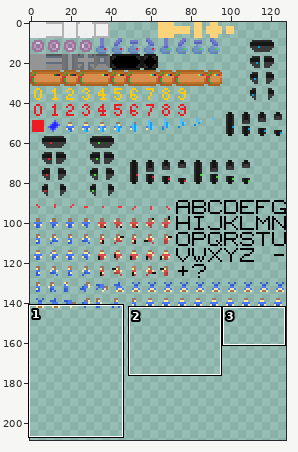
One commit to this sprite sheet: images/tiles.png. Above, an overview of the earlier version with the close-up marked.
Close-up. Before:
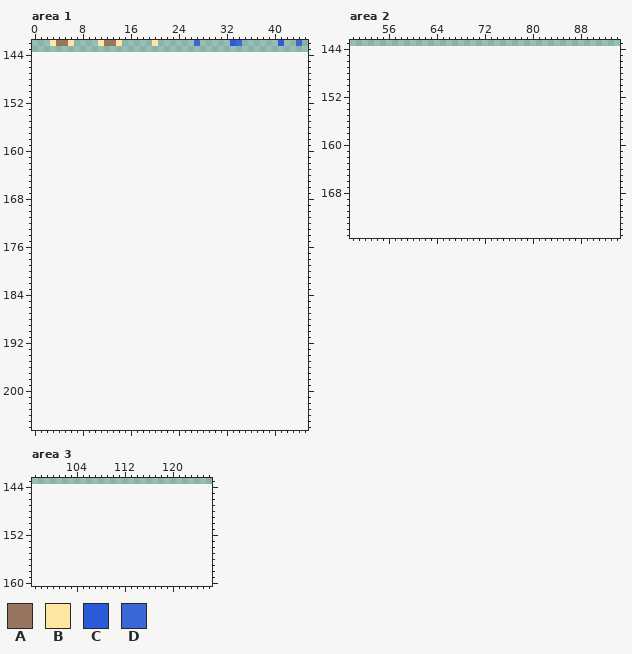
The file is 128x144 pixels. Colours within 5 levels of each other are drawn and written as one. Shown: area 1: x 0..45, y 142..206; area 2: x 50..94, y 143..175; area 3: x 97..126, y 143..160. The old version is drawn lined up with the new one, on the new canvas. The wide view leaves out empty margins. The commit also changed other parts of the picture, which this record leaves out.
Palette (. is transparent): A #97755e  B #ffe6a0  C #2d5bd7  D #3c67d9
Pixels before, area 1 (only the part around the change), first column x 0:
142 ...BAAB....BAAB.....B......D.....CD......C..D.
143 ..............................................
144 ..............................................
145 ..............................................
146 ..............................................
147 ..............................................
148 ..............................................
149 ..............................................
150 ..............................................
151 ..............................................
152 ..............................................
153 ..............................................
154 ..............................................
155 ..............................................
156 ..............................................
157 ..............................................
158 ..............................................
159 ..............................................
160 ..............................................
161 ..............................................
162 ..............................................
163 ..............................................
164 ..............................................
165 ..............................................
166 ..............................................
167 ..............................................
168 ..............................................
169 ..............................................
170 ..............................................
171 ..............................................
172 ..............................................
173 ..............................................
174 ..............................................
175 ..............................................
176 ..............................................
177 ..............................................
178 ..............................................
179 ..............................................
180 ..............................................
181 ..............................................
182 ..............................................
183 ..............................................
184 ..............................................
185 ..............................................
186 ..............................................
187 ..............................................
188 ..............................................
189 ..............................................
190 ..............................................
191 ..............................................
192 ..............................................
193 ..............................................
194 ..............................................
195 ..............................................
196 ..............................................
197 ..............................................
198 ..............................................
199 ..............................................
200 ..............................................
201 ..............................................
202 ..............................................
203 ..............................................
204 ..............................................
205 ..............................................
206 ..............................................
After:
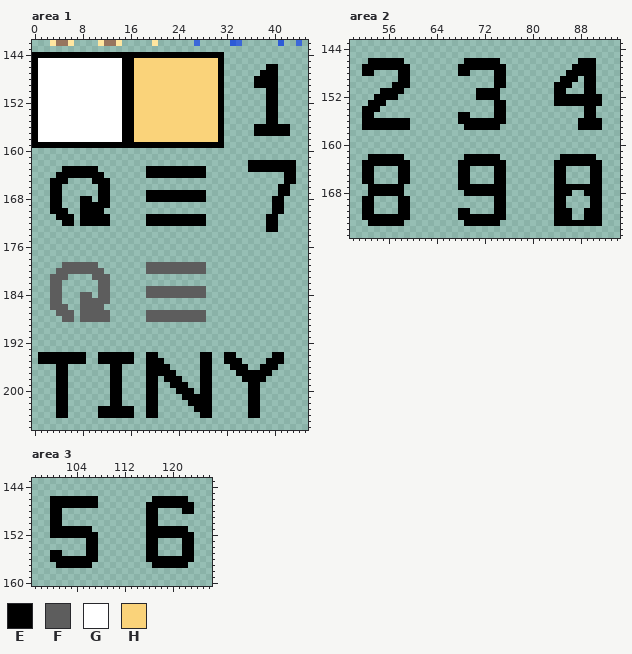
Colours new in this view: E #000000  F #5d5d5d  G #ffffff  H #fad37a
What changed:
canvas 128x144 -> 128x256
Changed rows in their new state; - is an unchanged pixel.
Area 1:
first column x 0:
144 EEEEEEEEEEEEEEEEEEEEEEEEEEEEEEEE------------
145 EGGGGGGGGGGGGGGEEHHHHHHHHHHHHHHE------------
146 EGGGGGGGGGGGGGGEEHHHHHHHHHHHHHHE-------EE---
147 EGGGGGGGGGGGGGGEEHHHHHHHHHHHHHHE------EEE---
148 EGGGGGGGGGGGGGGEEHHHHHHHHHHHHHHE-----EEEE---
149 EGGGGGGGGGGGGGGEEHHHHHHHHHHHHHHE-----EEEE---
150 EGGGGGGGGGGGGGGEEHHHHHHHHHHHHHHE-------EE---
151 EGGGGGGGGGGGGGGEEHHHHHHHHHHHHHHE-------EE---
152 EGGGGGGGGGGGGGGEEHHHHHHHHHHHHHHE-------EE---
153 EGGGGGGGGGGGGGGEEHHHHHHHHHHHHHHE-------EE---
154 EGGGGGGGGGGGGGGEEHHHHHHHHHHHHHHE-------EE---
155 EGGGGGGGGGGGGGGEEHHHHHHHHHHHHHHE-------EE---
156 EGGGGGGGGGGGGGGEEHHHHHHHHHHHHHHE-----EEEEEE-
157 EGGGGGGGGGGGGGGEEHHHHHHHHHHHHHHE-----EEEEEE-
158 EGGGGGGGGGGGGGGEEHHHHHHHHHHHHHHE------------
159 EEEEEEEEEEEEEEEEEEEEEEEEEEEEEEEE------------
162 ------------------------------------EEEEEEEE
163 -----EEEEEE--------EEEEEEEEEE-------EEEEEEEE
164 ----EEEEEEEE-------EEEEEEEEEE-------------EE
165 ---EEE----EEE-----------------------------EE
166 ---EE------EE----------------------------EE-
167 ---EE------EE------EEEEEEEEEE------------EE-
168 ---EE---EE-EE------EEEEEEEEEE-----------EE--
169 ---EE---EEEEE---------------------------EE--
170 ---EEE--EEEE----------------------------EE--
171 ----EEE-EEEEE------EEEEEEEEEE----------EE---
172 -----EE-EEEEE------EEEEEEEEEE----------EE---
173 ---------------------------------------EE---
first column x 3:
179 --FFFFFF--------FFFFFFFFFF
180 -FFFFFFFF-------FFFFFFFFFF
181 FFF----FFF----------------
182 FF------FF----------------
183 FF------FF------FFFFFFFFFF
184 FF---FF-FF------FFFFFFFFFF
185 FF---FFFFF----------------
186 FFF--FFFF-----------------
187 -FFF-FFFFF------FFFFFFFFFF
188 --FF-FFFFF------FFFFFFFFFF
first column x 1:
194 EEEEEEEE--EEEEEE--EE-------EE--EE------EE
195 EEEEEEEE--EEEEEE--EEE------EE--EEE----EEE
196 ---EE-------EE----EEEE-----EE---EEE--EEE-
197 ---EE-------EE----EEEEE----EE----EEEEEE--
198 ---EE-------EE----EE-EEE---EE-----EEEE---
199 ---EE-------EE----EE--EEE--EE------EE----
200 ---EE-------EE----EE---EEE-EE------EE----
201 ---EE-------EE----EE----EEEEE------EE----
202 ---EE-------EE----EE-----EEEE------EE----
203 ---EE-----EEEEEE--EE------EEE------EE----
204 ---EE-----EEEEEE--EE-------EE------EE----
Area 2:
first column x 52:
146 -EEEEEE----------EEEEEE-------------EEE-
147 EEEEEEEE--------EEEEEEEE-----------EEEE-
148 EE----EE--------EE----EE----------EEEEE-
149 ------EE--------------EE---------EEE-EE-
150 -----EEE--------------EE--------EEE--EE-
151 ---EEEE------------EEEE---------EE---EE-
152 --EEEE-------------EEEE---------EEEEEEEE
153 -EEE------------------EE--------EEEEEEEE
154 EEE-------------------EE-------------EE-
155 EE--------------EE----EE-------------EE-
156 EEEEEEEE--------EEEEEEEE------------EEEE
157 EEEEEEEE---------EEEEEE-------------EEEE
first column x 52:
162 -EEEEEE----------EEEEEE----------EEEEEE-
163 EEEEEEEE--------EEEEEEEE--------EEEEEEEE
164 EE----EE--------EE----EE--------EE----EE
165 EE----EE--------EE----EE--------EE----EE
166 EE----EE--------EE----EE--------EE----EE
167 -EEEEEE---------EEEEEEEE--------EEEEEEEE
168 -EEEEEE----------EEEEEEE--------EEE--EEE
169 EE----EE--------------EE--------EE----EE
170 EE----EE--------------EE--------EE----EE
171 EE----EE--------EE----EE--------EEE--EEE
172 EEEEEEEE--------EEEEEEEE--------EEE--EEE
173 -EEEEEE----------EEEEEE---------EEEEEEEE
Area 3:
first column x 100:
146 EEEEEEEE---------EEEEEE-
147 EEEEEEEE--------EEEEEEEE
148 EE--------------EE----EE
149 EE--------------EE------
150 EE--------------EE------
151 EEEEEEE---------EEEEEEE-
152 EEEEEEEE--------EEEEEEEE
153 ------EE--------EE----EE
154 ------EE--------EE----EE
155 EE----EE--------EE----EE
156 EEEEEEEE--------EEEEEEEE
157 -EEEEEE----------EEEEEE-
